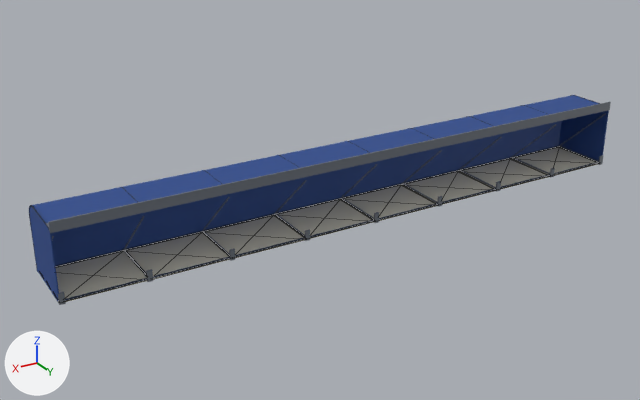
An edit to the glTF model public/models/storefront-awning.glb, drawn before and after from the same camera.
The view is the same before and after, from a 50 mm camera at (21.9, 31.3, 17.5) aimed at (1.8, -2.2, 0.8). Lighting does not change. The marker at lower left points along +X, +Y and +Z. The older version comes first. Mesh edges are drawn as thin lines on the coarser meshes.

The first picture shows 'AwningBinding', 'AwningFabric', 'AwningFrame', 'AwningSoffit'.
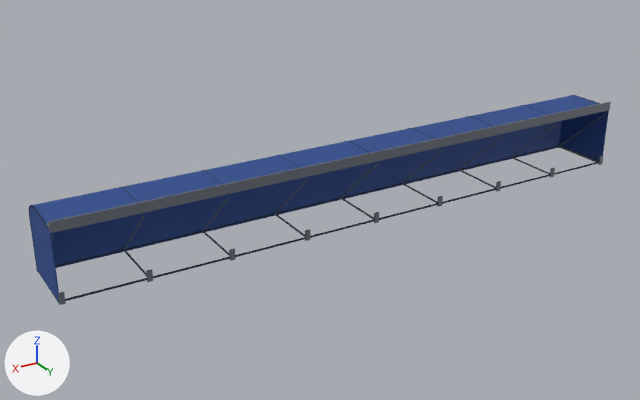
What differs and where, as boxes [x1, y1, x2, y2] in the pictures (640 x 400 px):
'AwningSoffit', deleted (pale yellow): before [56, 147, 597, 302]

Edits to the bpy script that builds the scene:
```text
Remove ob_awningsoffit:
    ob_awningsoffit = bpy.data.objects.new('AwningSoffit', me_soffit_access_pan_00)
    ob_awningsoffit.location = (0.0, 0.0, 0.0)
```
